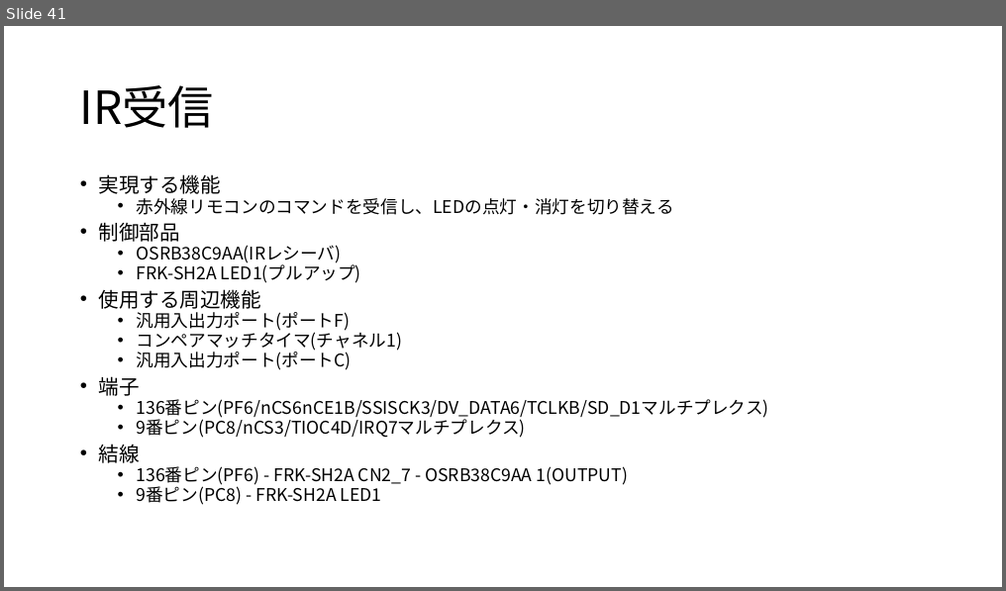
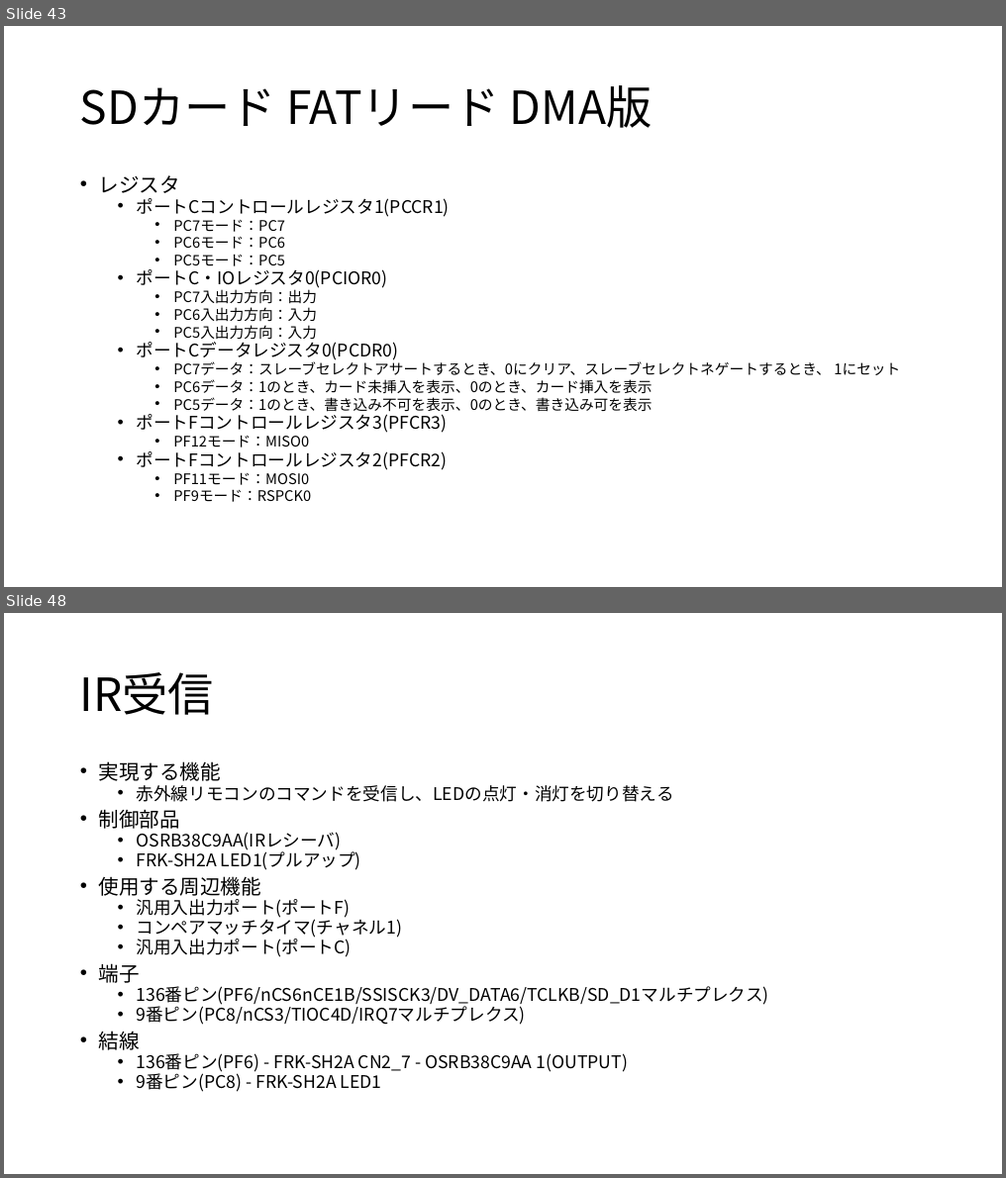
Before and after one commit to moku828/sh7262_an, a slide deck: SH7262アプリケーションノート.pptx. Shown one above the other, each under a label of ours: slide 41 before the commit, slides 43 and 48 after it; the slides between them are not shown. The pictures are 1006x591 and 1006x1178 pixels, drawn with LibreOffice and Linux fonts; fonts in the diff are those of the drawing. Boxes give left, top, right and bottom in pixels: in the first picture for what was removed or moved away, otherwise in the second. Text is boxed around its words. In the diff, an @@ line names an element or a change of style, - is before the commit and + after.

```diff
--- a/SH7262アプリケーションノート.pptx
+++ b/SH7262アプリケーションノート.pptx
@@ slide 43 added at <box>4,26,1002,587</box>, background #FFFFFF @@
@@ title added at <box>80,85,652,128</box>, 44 pt, text #000000 @@
+SDカード FATリード DMA版
@@ text added at <box>99,175,900,502</box>, 14 pt, text #000000 @@
+• レジスタ
+  • ポートCコントロールレジスタ1(PCCR1)
+    • PC7モード：PC7
+    • PC6モード：PC6
+    • PC5モード：PC5
+  • ポートC・IOレジスタ0(PCIOR0)
+    • PC7入出力方向：出力
+    • PC6入出力方向：入力
+    • PC5入出力方向：入力
+  • ポートCデータレジスタ0(PCDR0)
+    • PC7データ：スレーブセレクトアサートするとき、0にクリア、スレーブセレクトネゲートするとき、 1にセット
+    • PC6データ：1のとき、カード未挿入を表示、0のとき、カード挿入を表示
+    • PC5データ：1のとき、書き込み不可を表示、0のとき、書き込み可を表示
+  • ポートFコントロールレジスタ3(PFCR3)
+    • PF12モード：MISO0
+  • ポートFコントロールレジスタ2(PFCR2)
+    • PF11モード：MOSI0
+    • PF9モード：RSPCK0
@@ what was slide 41 is now slide 48 @@
```
Also in this commit, not shown: 3 slides changed, 6 other slides added, 4 other files.
